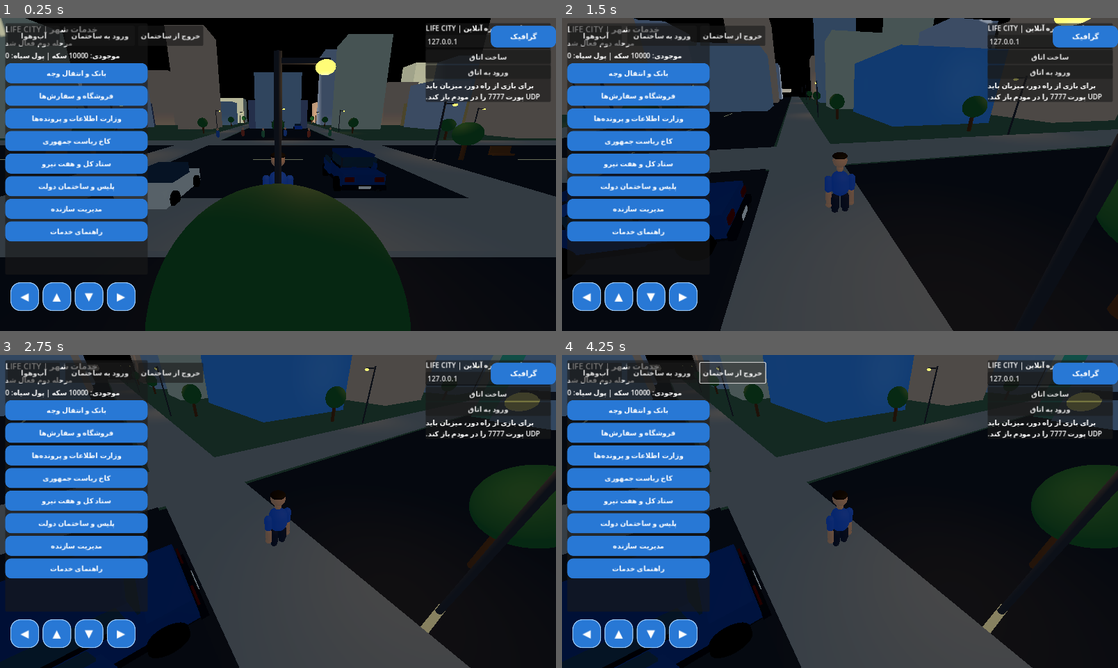
Above: before the commit, frames 1-4 (two rows, left to right).
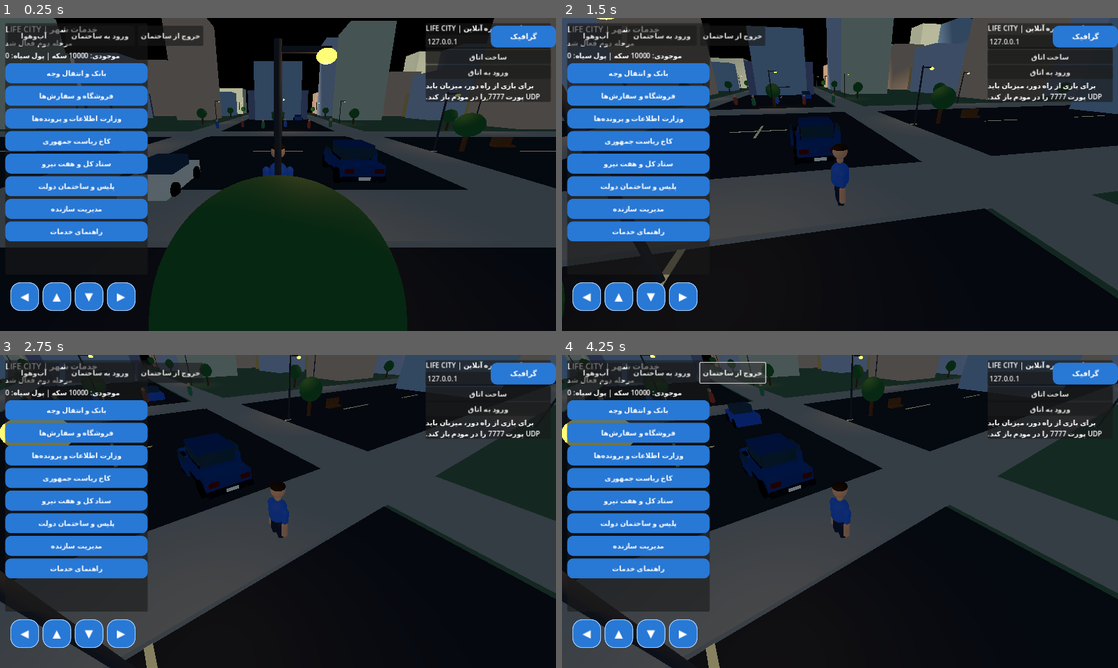
Above: after the commit, the same moments.

Repository: LifeCity2026Game/CITY
Game: Godot game, scene res://scenes/main.tscn
The game is run twice, just before and just after one commit, with the same random seed, the same clock (stepped at 60 frames per second) and the same inputs.
Inputs (mouse positions are in pixels of both pictures, inside the frame that each line leads up to):
- Up to frame 1 (0.25 s): no input
- Up to frame 2 (1.5 s): move the mouse to (962, 158) at 0.52 s; hold D 0.53-1.25 s; click (962, 158) at 0.67 s; drag from (728, 190) to (812, 237) at 1.27 s
- Up to frame 3 (2.75 s): click "آب‌وهوا" at 2 s
- Up to frame 4 (4.25 s): click "ورود به ساختمان" at 2.75 s; click "خروج از ساختمان" at 3.5 s

The runs differ from the first frame. In frame 1, 14% of the frame differs, in the area x 0-100%, y 0-100%; in frame 2, 48%; in frame 3, 50%; in frame 4, 51%.

Commit message:
Keep touch orbit camera independent from player rotation

Diff:
--- a/scripts/player.gd
+++ b/scripts/player.gd
@@ -119,6 +119,7 @@
 
 func _build_camera() -> void:
 	camera_pivot = Node3D.new()
+	camera_pivot.top_level = true
 	camera_pivot.position = global_position + Vector3(0, 1.55, 0)
 	add_child(camera_pivot)
 	var camera := Camera3D.new()
